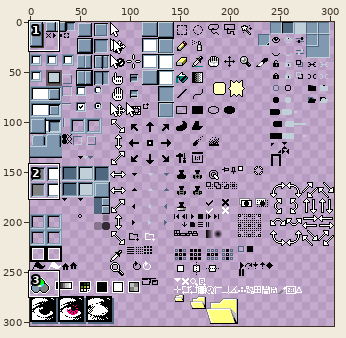
Sprite sheet -- Aseprite 95/rainy-day/sheet.png. Above: a wide view before the commit, with the close-up outlined.
Close-up. Old version:
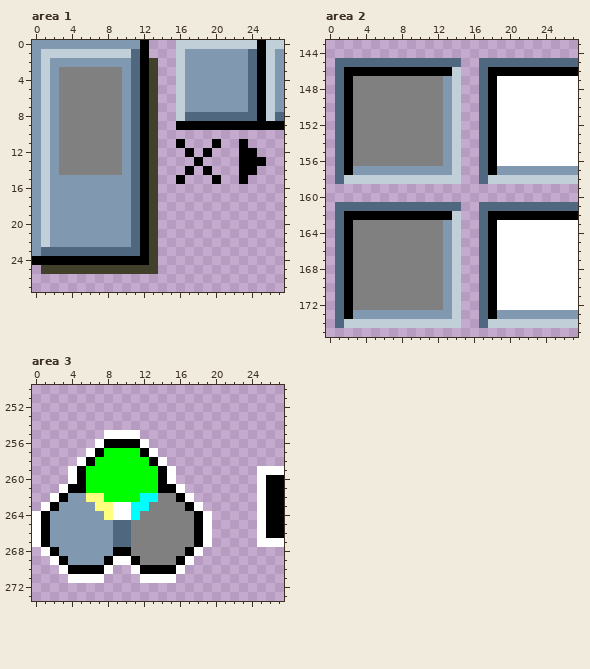
The file is 304x304 pixels. Pixels under 10% opacity are left out. Colours within 5 levels of each other are drawn and written as one. Shown: area 1: x 0..27, y 0..27; area 2: x 0..27, y 143..175; area 3: x 0..27, y 250..273.
After:
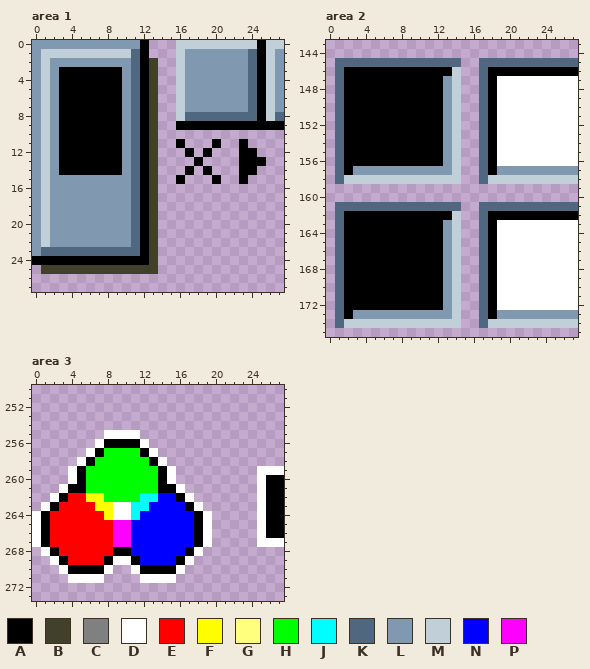
Palette (. is transparent): A #000000  B #40402b  C #808080  D #ffffff  E #fe0000  F #fefe00  G #ffff7d  H #00fe00  J #00fefe  K #4f677f  L #8098b0  M #c0cfd8  N #0000fe  P #fe00fe
Edits made:
Area 1:
y 3..14: x 3..9 CCCCCCC -> AAAAAAA
Area 2:
y 147..156: x 3..12 CCCCCCCCCC -> AAAAAAAAAA
y 163..172: x 3..12 CCCCCCCCCC -> AAAAAAAAAA
Area 3:
y 262: x 4..7 LLGG -> EEFF; x 14..15 CC -> NN
y 263: x 3..8 LLLLGG -> EEEEFF; x 13..16 CCCC -> NNNN
y 264: x 2..8 LLLLLLG -> EEEEEEF; x 12..17 CCCCCC -> NNNNNN
y 265..267: x 2..17 LLLLLLLKKCCCCCCC -> EEEEEEEPPNNNNNNN
y 268: x 3..8 LLLLLL -> EEEEEE; x 11..16 CCCCCC -> NNNNNN
y 269: x 4..7 LLLL -> EEEE; x 12..15 CCCC -> NNNN
Pixel boxes of the changes (left, top, right, bottom) in both close-ups:
changed: (59, 67, 122, 175)
changed: (353, 76, 443, 166)
changed: (353, 220, 443, 310)
changed: (50, 493, 194, 565)
